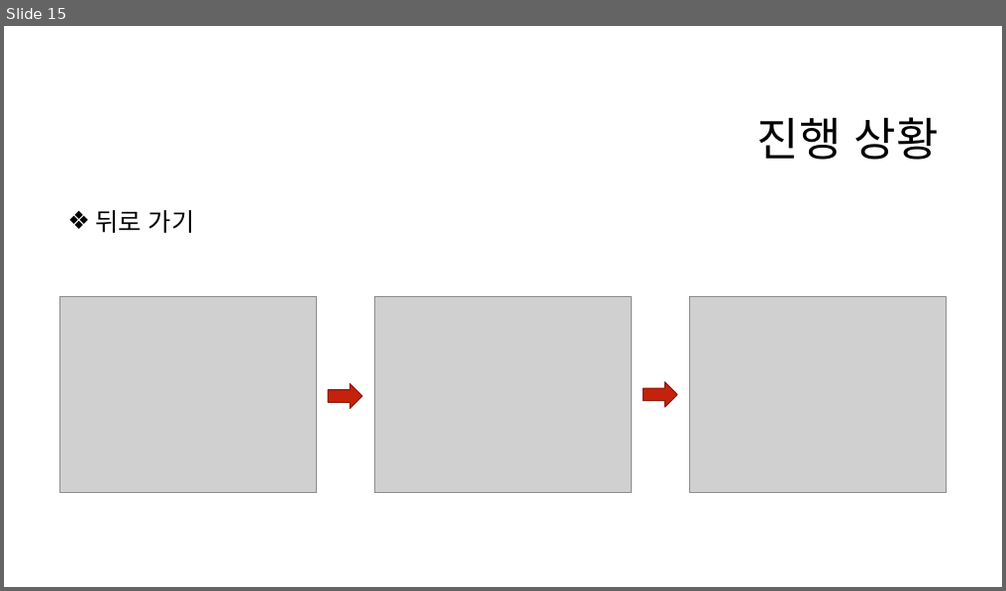
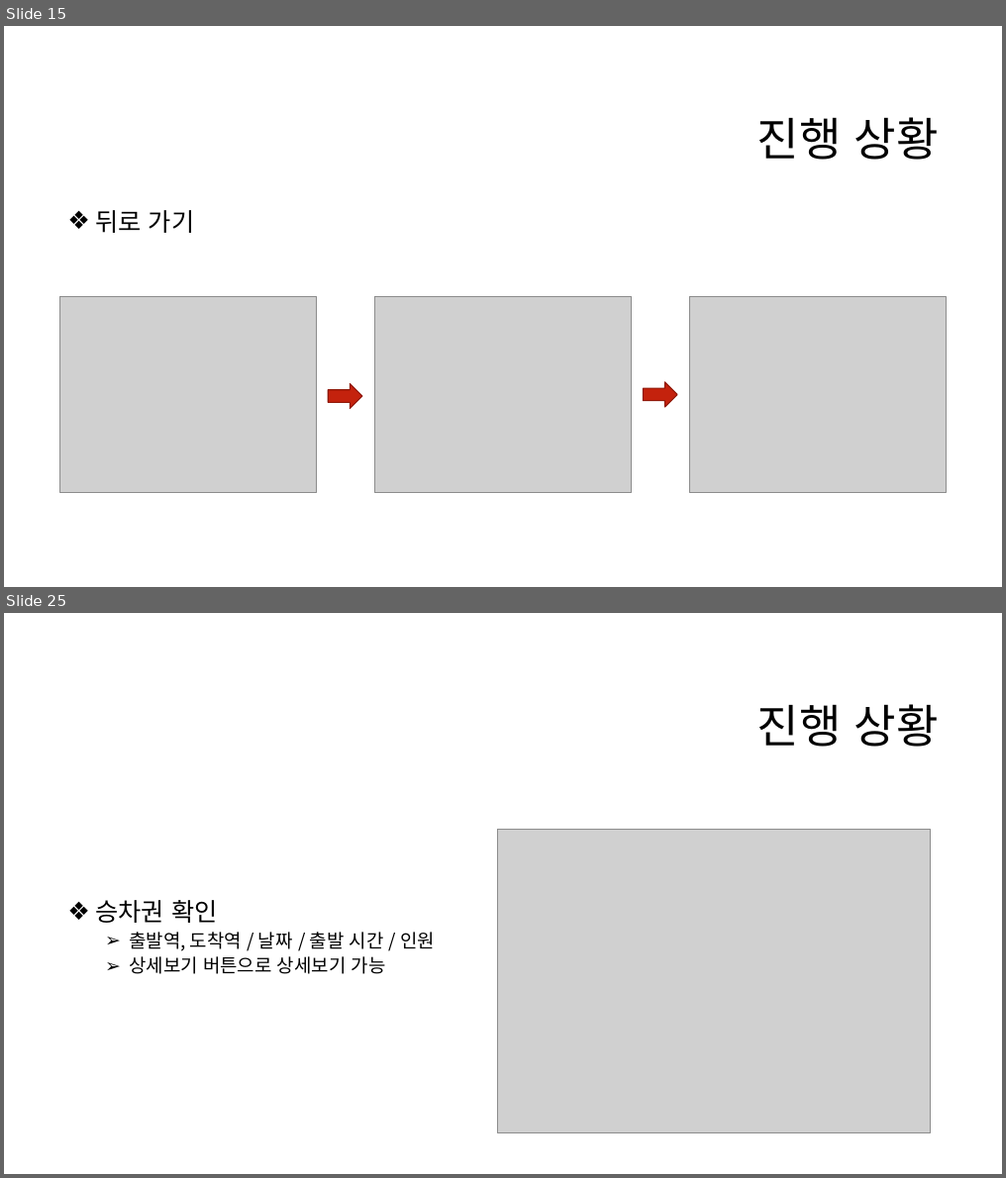
Before and after one commit to eeeeyeot/JAVATrainTicketing, a slide deck: 작업한 내용/기차 예매 프로그램 주차 발표.pptx. Shown one above the other, each under a label of ours: slide 15 before the commit, slides 15 and 25 after it; the slides between them are not shown. The pictures are 1006x591 and 1006x1178 pixels, drawn with LibreOffice and Linux fonts; fonts in the diff are those of the drawing; grey boxes stand for pictures; background and template pictures are left out. Boxes give left, top, right and bottom in pixels: in the first picture for what was removed or moved away, otherwise in the second. Text is boxed around its words. In the diff, an @@ line names an element or a change of style, - is before the commit and + after.

```diff
--- a/작업한 내용/기차 예매 프로그램 주차 발표.pptx
+++ b/작업한 내용/기차 예매 프로그램 주차 발표.pptx
@@ slide 25 added at bbox=[4, 613, 1002, 1174], background #FFFFFF @@
@@ title added at bbox=[757, 704, 939, 747], 44 pt, text #000000 @@
+진행 상황
@@ picture added at bbox=[497, 829, 931, 1134] @@
@@ text added at bbox=[95, 900, 435, 974], 18 pt, text #000000 @@
+❖ 승차권 확인
+  ➢ 출발역, 도착역 / 날짜 / 출발 시간 / 인원
+  ➢ 상세보기 버튼으로 상세보기 가능
```
Also in this commit, not shown: 3 slides changed, 13 other slides added, 3 other files.
